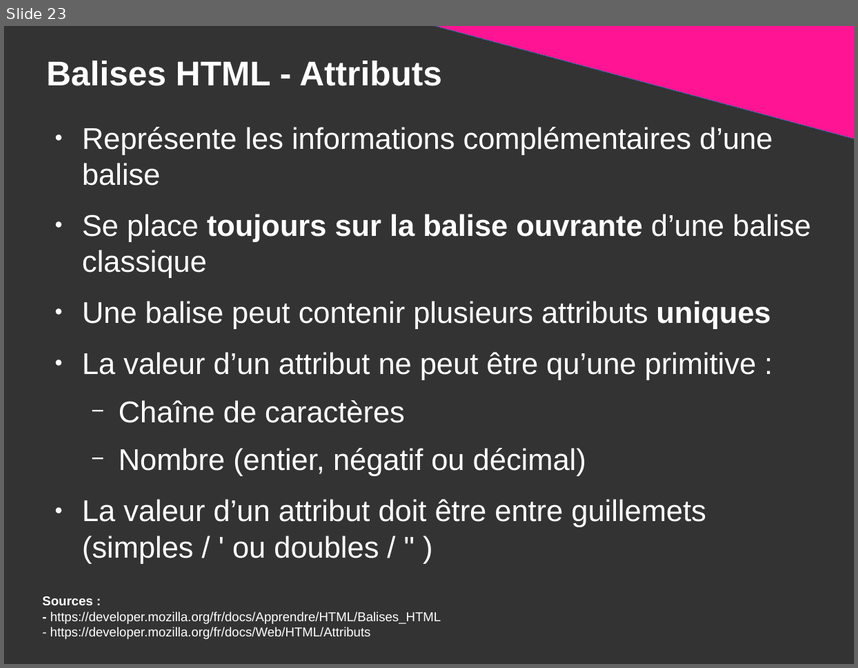
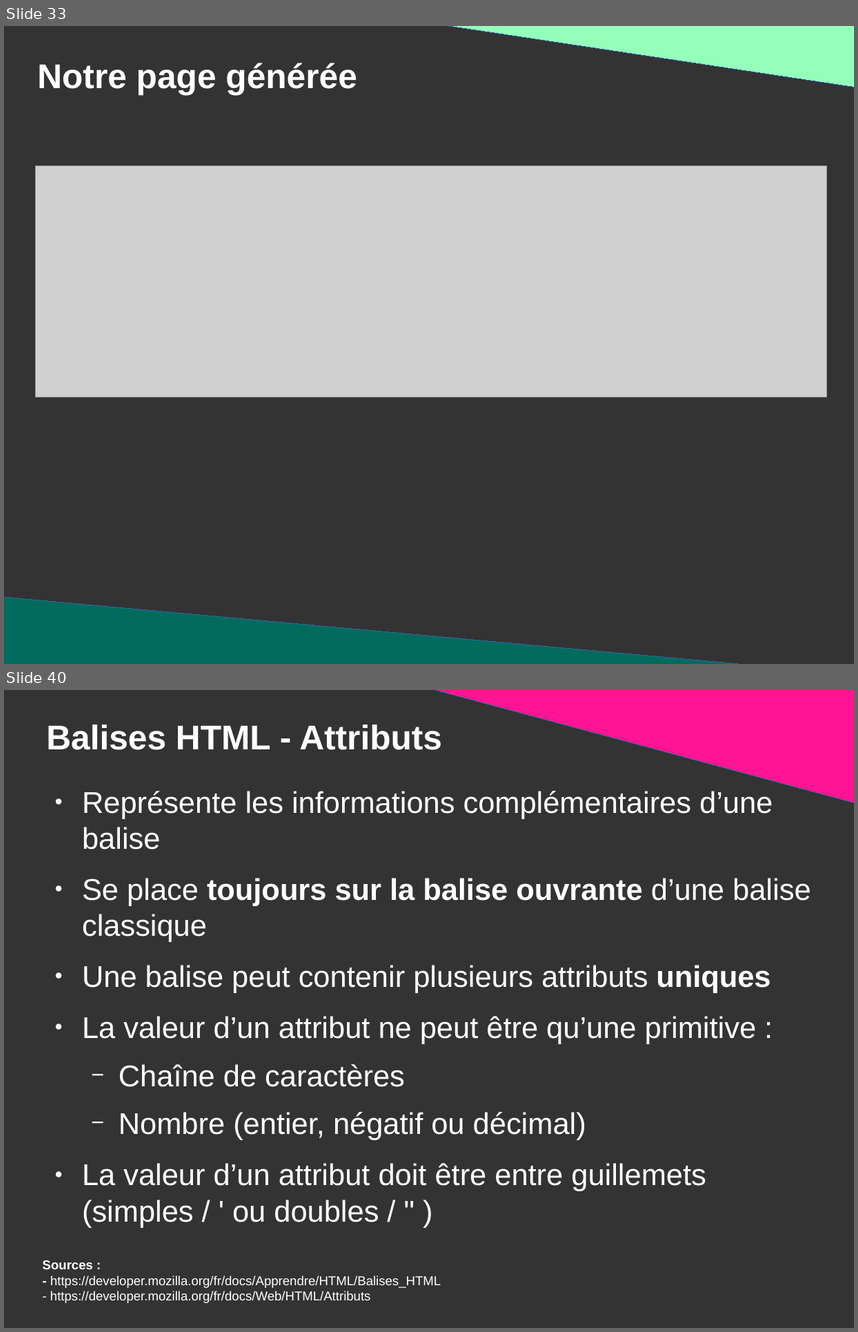
Before and after one commit to DanYellow/presentations, a slide deck: mmi/html/travaux-pratiques/numero-1/presentation.odp. Shown one above the other, each under a label of ours: slide 23 before the commit, slides 33 and 40 after it; the slides between them are not shown. The pictures are 858x668 and 858x1332 pixels, drawn with LibreOffice and Linux fonts; fonts in the diff are those of the drawing; grey boxes stand for pictures. Boxes give left, top, right and bottom in pixels: in the first picture for what was removed or moved away, otherwise in the second. Text is boxed around its words. In the diff, an @@ line names an element or a change of style, - is before the commit and + after.

```diff
--- a/mmi/html/travaux-pratiques/numero-1/presentation.odp
+++ b/mmi/html/travaux-pratiques/numero-1/presentation.odp
@@ slide 33 added at (4, 26, 854, 664), background #333333 @@
@@ right triangle added at (418, 26, 854, 87), fill #94FFBA, outline #3465A4 0 pt @@
@@ title added at (37, 63, 357, 94), 32 pt, text #FFFFFF, bold @@
+Notre page générée
@@ picture added at (36, 165, 827, 397) @@
@@ right triangle added at (4, 597, 799, 664), fill #026B5D, outline #3465A4 0 pt @@
@@ what was slide 23 is now slide 40 @@
```
Also in this commit, not shown: 8 slides changed, 14 other slides added, 1 slide removed, 3 other files.
